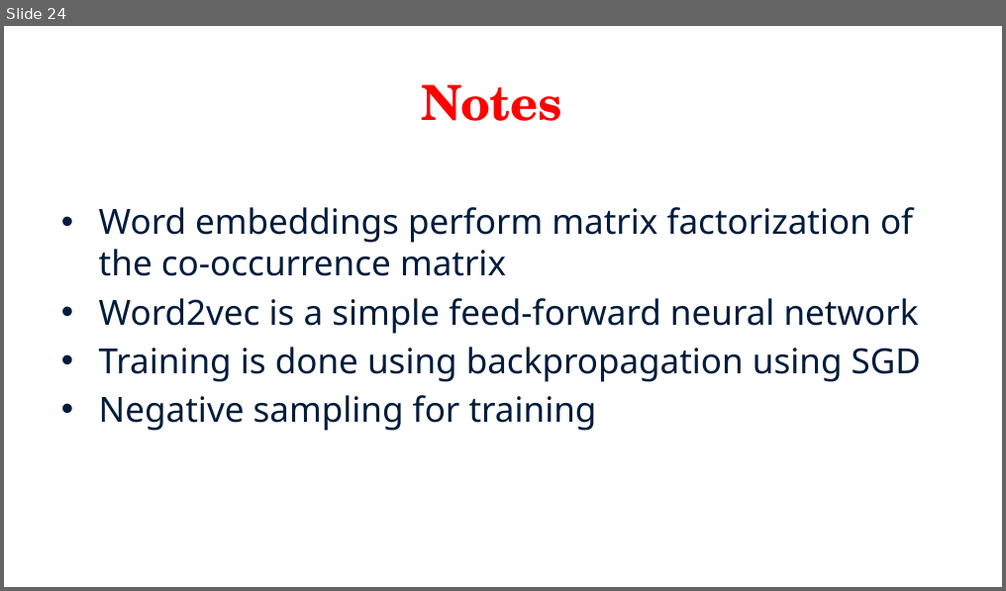
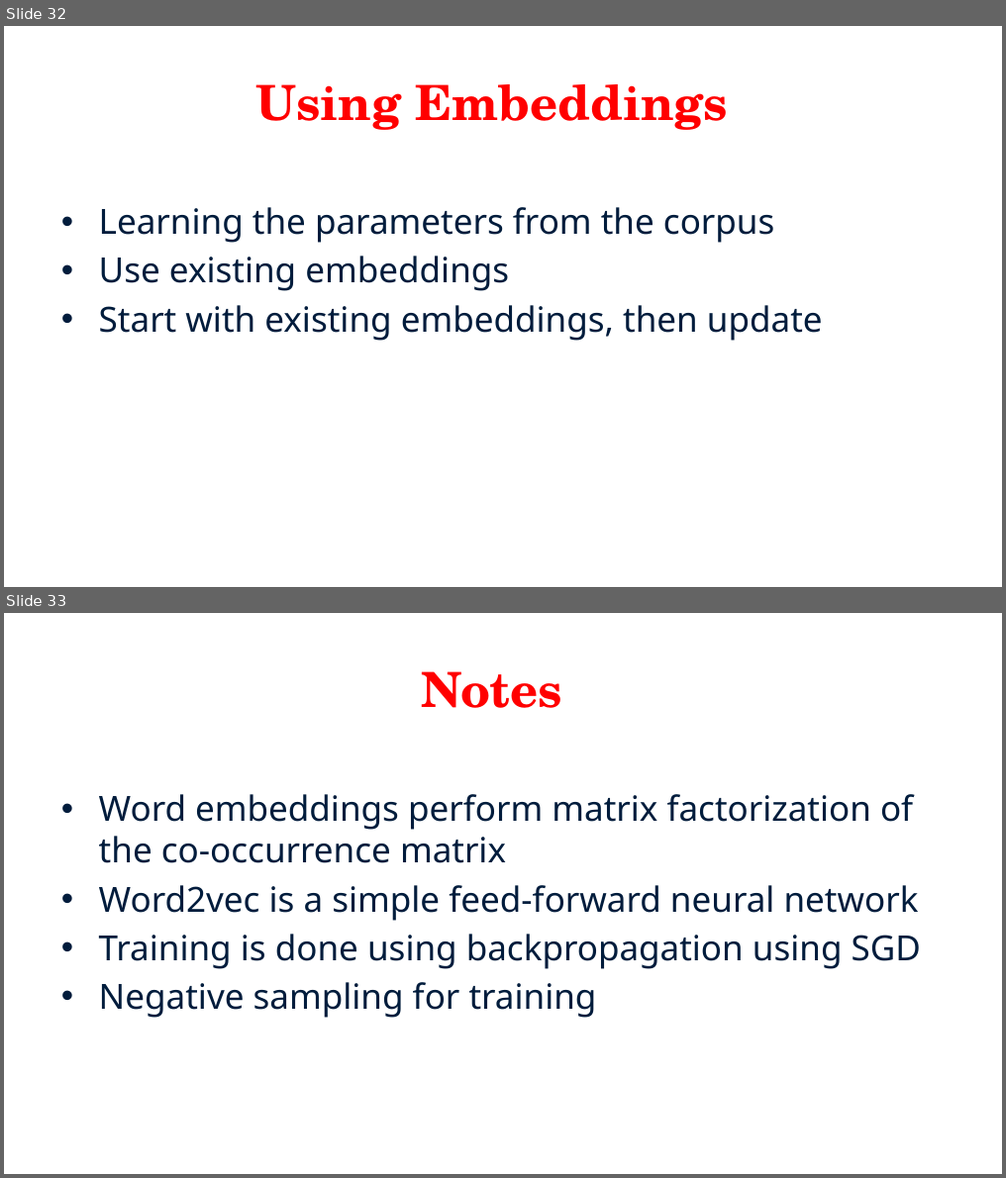
Before and after one commit to fanfeng2015/Natural-Language-Processing, a slide deck: Slides/Lecture 11-5.pptx. Shown one above the other, each under a label of ours: slide 24 before the commit, slides 32 and 33 after it. The pictures are 1006x591 and 1006x1178 pixels, drawn with LibreOffice and Linux fonts; fonts in the diff are those of the drawing. Boxes give left, top, right and bottom in pixels: in the first picture for what was removed or moved away, otherwise in the second. Text is boxed around its words. In the diff, an @@ line names an element or a change of style, - is before the commit and + after.

```diff
--- a/Slides/Lecture 11-5.pptx
+++ b/Slides/Lecture 11-5.pptx
@@ slide 32 added at (4, 26, 1002, 587), background #FFFFFF @@
@@ title added at (255, 84, 728, 130), 46.7 pt, text #FF0000, bold @@
+Using Embeddings
@@ text added at (99, 207, 823, 341), 33.3 pt, text #011C3C @@
+• Learning the parameters from the corpus
+• Use existing embeddings
+• Start with existing embeddings, then update
@@ what was slide 24 is now slide 33 @@
```
Also in this commit, not shown: 6 slides changed, 14 other slides added, 3 slides removed, 24 other files.
